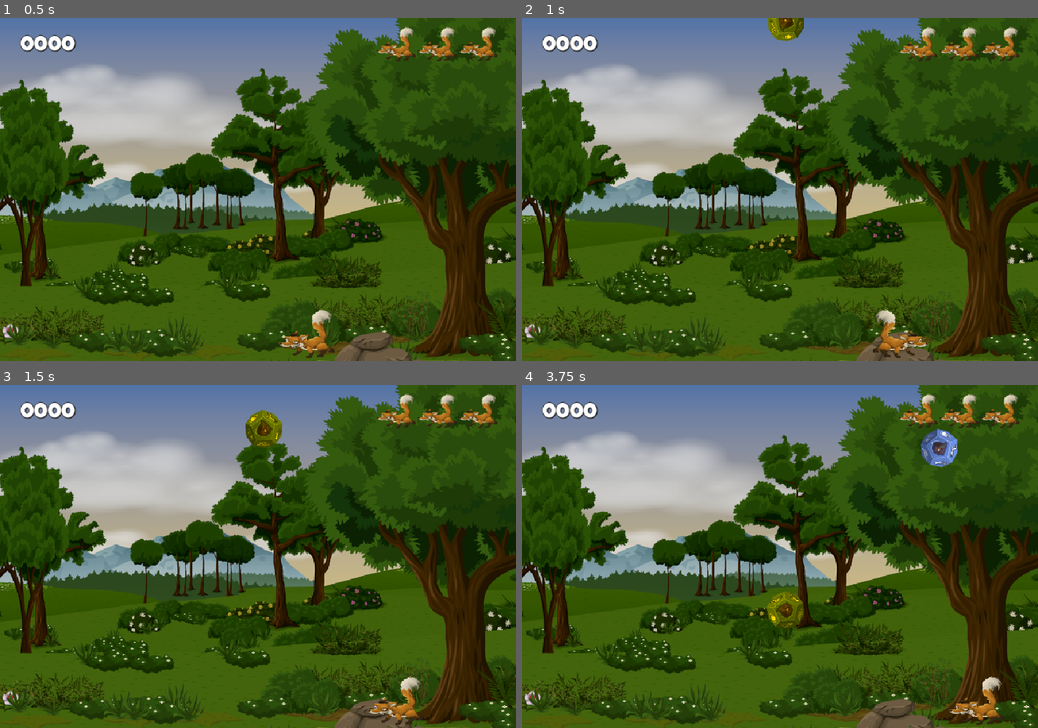
Above: before the commit, frames 1-4 (two rows, left to right).
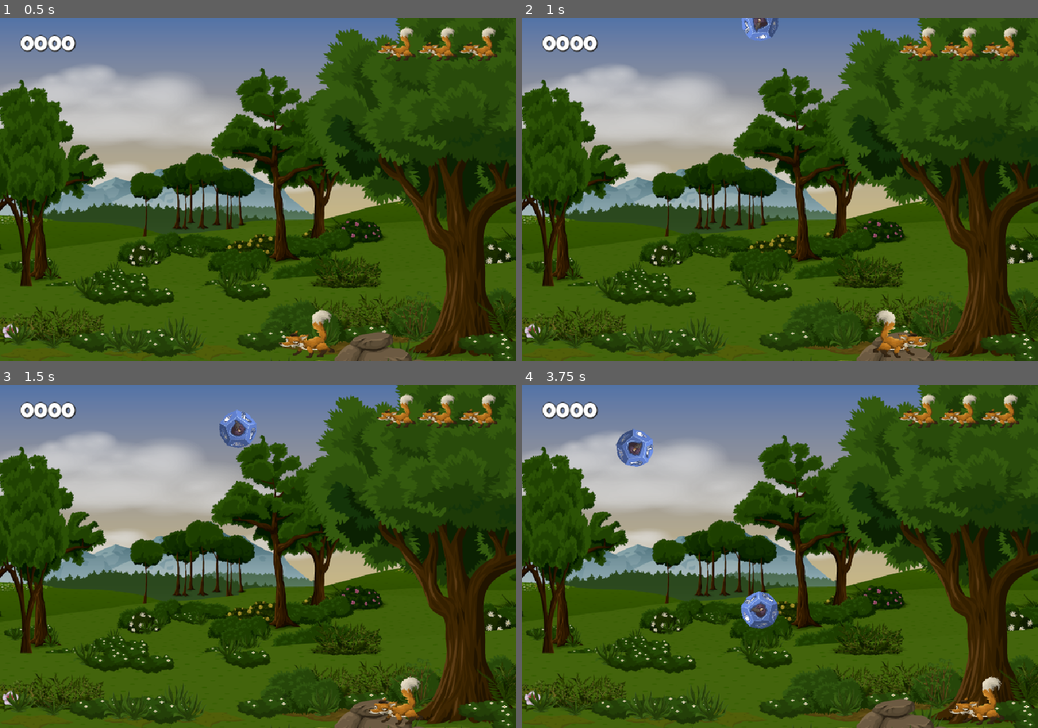
Above: after the commit, the same moments.

Repository: Newton-Duarte/godot-dice-catcher
Game: Godot game, scene res://scenes/game.tscn
Same seed, same stepped clock (60 frames per second), same inputs: the game is played once before the commit and once after it.
Inputs:
- Up to frame 1 (0.5 s): no input
- Up to frame 2 (1 s): tap Enter at 0.5 s; hold Right (ui_right) from 0.53 s (still down)
- Up to frame 3 (1.5 s): release Right (ui_right) at 1.28 s; hold Left (ui_left) from 1.28 s (still down)
- Up to frame 4 (3.75 s): release Left (ui_left) at 2.03 s; hold Right (ui_right) 2.03-3.53 s; hold Left (ui_left) from 3.53 s (still down)

Frame 1 is identical in both runs. In frame 2, 0.7% of the frame differs, in the area x 42-55%, y 0-7%; in frame 3, 1.1%; in frame 4, 2.3%, in the area x 18-85%, y 12-72%.

Commit message:
refactor: rare dice logic

Diff:
--- a/scenes/golden_dice.tscn
+++ /dev/null
@@ -1,7 +0,0 @@
-[gd_scene format=3 uid="uid://c1nj50xxc2vcg"]
-
-[ext_resource type="PackedScene" uid="uid://b402sficj377r" path="res://scenes/dice.tscn" id="1_5ytxj"]
-
-[node name="Dice" unique_id=2017388529 instance=ExtResource("1_5ytxj")]
-modulate = Color(1, 0.84313726, 0, 1)
-points = 5
--- a/scripts/dice.gd
+++ b/scripts/dice.gd
@@ -6,14 +6,15 @@
 
 @onready var sprite_2d: Sprite2D = $Sprite2D
 
-@export var points: int = 1
-
 const SPEED: float = 150.0
 const ROTATION_SPEED: float = 5.0
 
 var rotate_directions: Array[float] = [-1.0, 1.0]
 var rotate_direction: float = 1.0
 var speed_multiplier: float = 1.0
+var points: int = 1
+var dice_rare_color: Color = Color("#FFD700")
+var is_rare: bool = false
 
 func _ready() -> void:
 	rotate_direction = rotate_directions.pick_random()
@@ -23,6 +24,11 @@
 	position.y += (SPEED * speed_multiplier) * delta
 	check_off_screen()
 
+func setup_rare_dice() -> void:
+	is_rare = true
+	points = 5
+	modulate = dice_rare_color
+
 func check_off_screen() -> void:
 	if get_viewport_rect().end.y < position.y:
 		off_screen.emit()
--- a/scripts/game.gd
+++ b/scripts/game.gd
@@ -1,7 +1,6 @@
 extends Node2D
 
 const DICE = preload("res://scenes/dice.tscn")
-const GOLDEN_DICE = preload("res://scenes/golden_dice.tscn")
 const GAME_OVER = preload("uid://eii2vgkwahql")
 
 @onready var spawn_timer: Timer = $SpawnTimer
@@ -19,7 +18,7 @@
 const BONUS_LIVE_POINTS_NEEDED: int = 10
 const MAX_DICE_SPEED_MULTIPLIER: float = 2.0
 const MIN_SPAWN_TIMER: float = 1.0
-const GOLDEN_DICE_CHANCE: int = 10
+const GOLDEN_DICE_CHANCE_PERCENT: int = 10
 
 var _points: int = 0
 var _lives: int = 3
@@ -40,8 +39,7 @@
 	spawn_dice()
 
 func spawn_dice() -> void:
-	var should_spawn_golden_dice: bool = randi() % 100 + 1 <= GOLDEN_DICE_CHANCE
-	var new_dice: Dice = GOLDEN_DICE.instantiate() if should_spawn_golden_dice else DICE.instantiate()
+	var new_dice: Dice = DICE.instantiate()
 	var viewport_rect = get_viewport_rect()
 	var new_position_x = randf_range(
 		viewport_rect.position.x + MARGIN,
@@ -50,6 +48,9 @@
 	new_dice.position = Vector2(new_position_x, -MARGIN)
 	new_dice.off_screen.connect(_on_dice_off_screen)
 	new_dice.speed_multiplier = min(_dice_speed_multiplier, MAX_DICE_SPEED_MULTIPLIER)
+	var should_spawn_golden_dice: bool = randi() % 100 + 1 <= GOLDEN_DICE_CHANCE_PERCENT
+	if should_spawn_golden_dice:
+		new_dice.setup_rare_dice()
 	add_child(new_dice)
 
 func pause_all() -> void:
